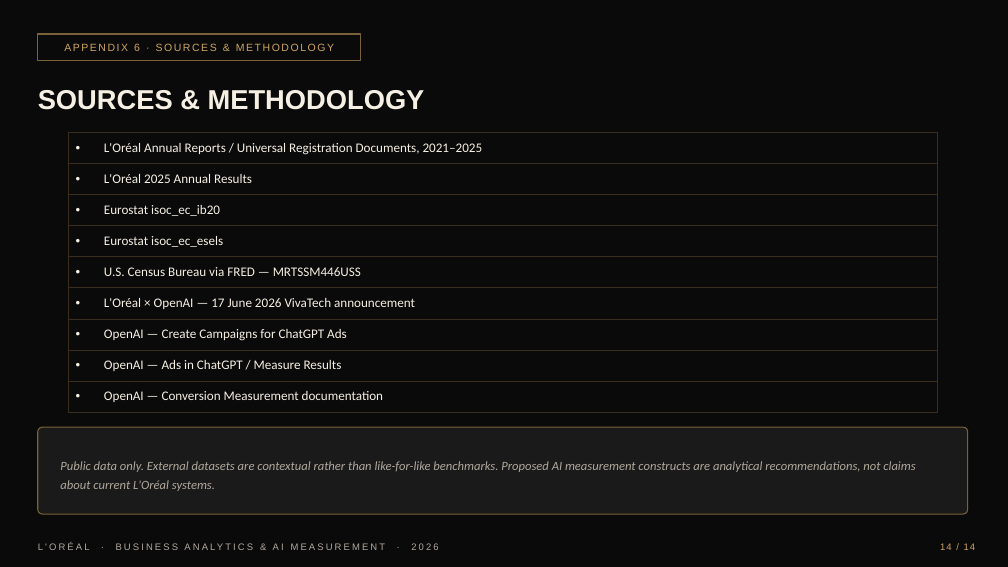
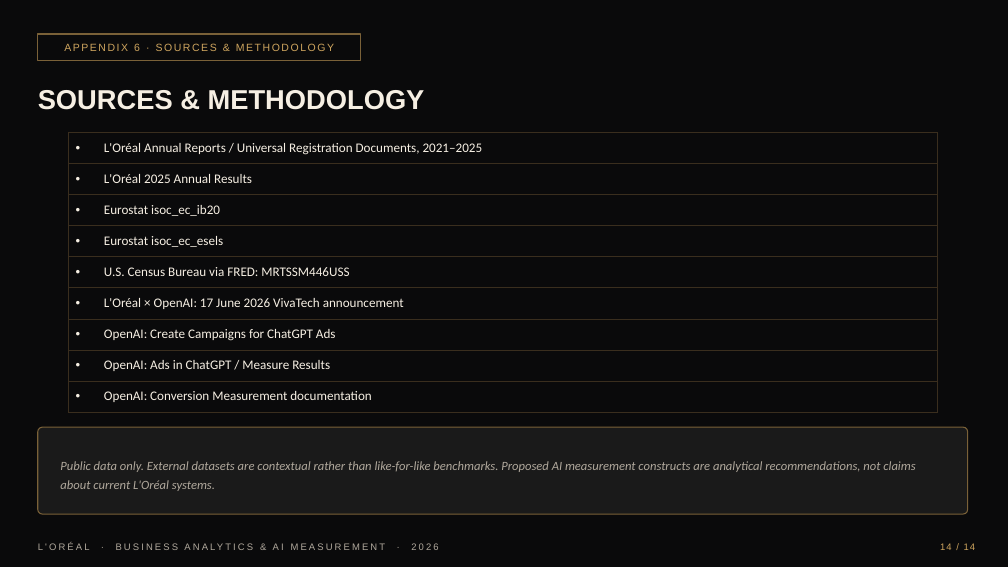
Before and after one commit to vigneshwari2408/loreal-ai-discovery-measurement, a slide deck: slide 14 of From-AI-Discovery-to-Measurement.pptx. Drawn at 1008x567 pixels with LibreOffice and Linux fonts; fonts in the diff are those of the drawing; background and template pictures are left out. Boxes give left, top, right and bottom in pixels: in the first picture for what was removed or moved away, otherwise in the second. Text is boxed around its words. In the diff, an @@ line names an element or a change of style, - is before the commit and + after.

```diff
--- a/From-AI-Discovery-to-Measurement.pptx
+++ b/From-AI-Discovery-to-Measurement.pptx
@@ table at (68,132,938,412) @@
-row 5, column 1: U.S. Census Bureau via FRED — MRTSSM446USS
+row 5, column 1: U.S. Census Bureau via FRED: MRTSSM446USS
-row 6, column 1: L'Oréal × OpenAI — 17 June 2026 VivaTech announcement
+row 6, column 1: L'Oréal × OpenAI: 17 June 2026 VivaTech announcement
-row 7, column 1: OpenAI — Create Campaigns for ChatGPT Ads
+row 7, column 1: OpenAI: Create Campaigns for ChatGPT Ads
-row 8, column 1: OpenAI — Ads in ChatGPT / Measure Results
+row 8, column 1: OpenAI: Ads in ChatGPT / Measure Results
-row 9, column 1: OpenAI — Conversion Measurement documentation
+row 9, column 1: OpenAI: Conversion Measurement documentation
```
Also in this commit, not shown: 10 other slides changed, 6 other files.
